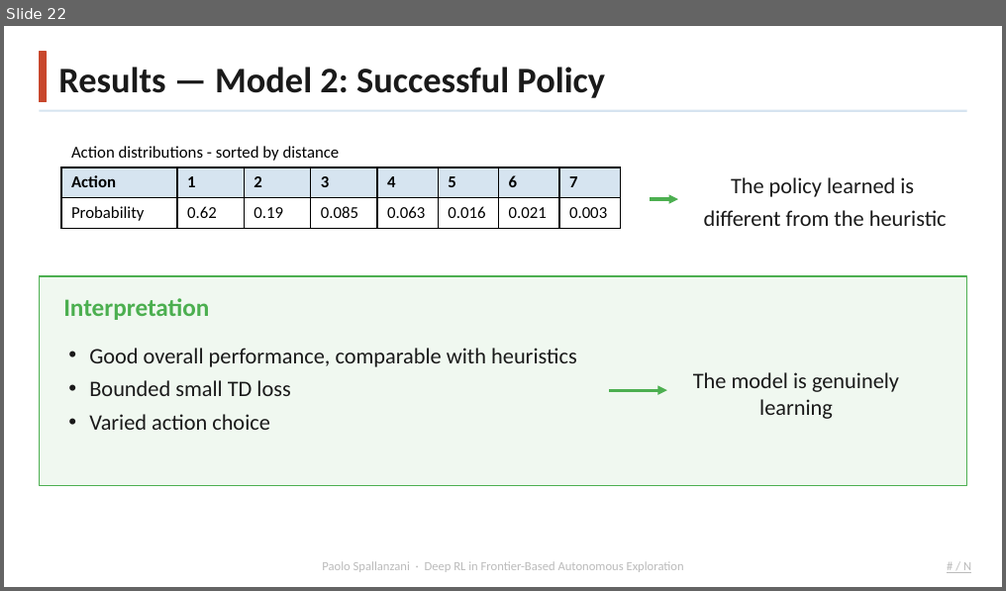
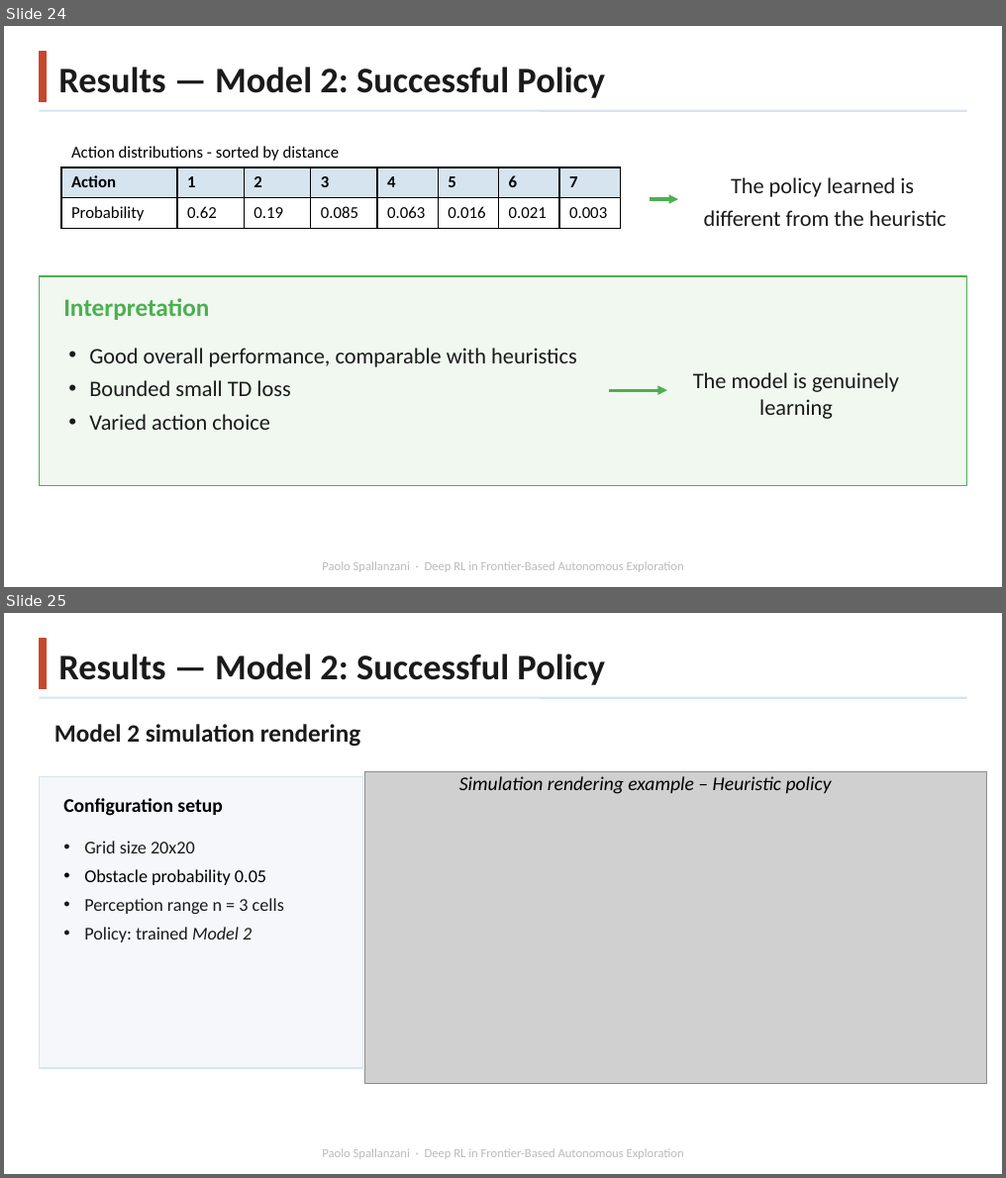
Before and after one commit to Paolo-Spall/presentazione_tesi_dae, a slide deck: presentation_1.pptx. Shown one above the other, each under a label of ours: slide 22 before the commit, slides 24 and 25 after it. The pictures are 1006x591 and 1006x1178 pixels, drawn with LibreOffice and Linux fonts; fonts in the diff are those of the drawing; grey boxes stand for pictures; background and template pictures are left out. Boxes give left, top, right and bottom in pixels: in the first picture for what was removed or moved away, otherwise in the second. Text is boxed around its words. In the diff, an @@ line names an element or a change of style, - is before the commit and + after.

```diff
--- a/presentation_1.pptx
+++ b/presentation_1.pptx
@@ slide 25 added at (4, 613, 1002, 1174), background #FFFFFF; not listed: 1 template element that a slide beside it also shows @@
@@ rectangle added at (39, 639, 46, 689), fill #C8472C, outline #C8472C 1 pt @@
@@ text added at (58, 654, 605, 685), 26 pt, text #1A1A1A, bold @@
+Results — Model 2: Successful Policy
@@ line added from (39, 698) to (967, 698), #D6E4F0 1.5 pt @@
@@ text added at (54, 724, 361, 747), 18 pt, text #1A1A1A, bold @@
+Model 2 simulation rendering
@@ rectangle added at (39, 776, 362, 1069), fill #F5F7FA, outline #D6E4F0 1 pt @@
@@ picture added at (364, 772, 987, 1084) @@
@@ text added at (459, 776, 832, 794), 14 pt, text #000000, italic @@
+Simulation rendering example – Heuristic policy
@@ text added at (63, 798, 222, 816), 14 pt, text #000000, bold @@
+Configuration setup
@@ text added at (84, 841, 284, 943), 13 pt, text #1A1A1A @@
+• Grid size 20x20
+• Obstacle probability 0.05
+• Perception range n = 3 cells
+• Policy: trained Model 2
@@ what was slide 22 is now slide 24 @@
@@ slide 24 changed as well @@
@@ text removed at (963, 563, 971, 573) @@
-# / N
```
Also in this commit, not shown: 22 other slides changed, 5 other slides added, 3 other files.
